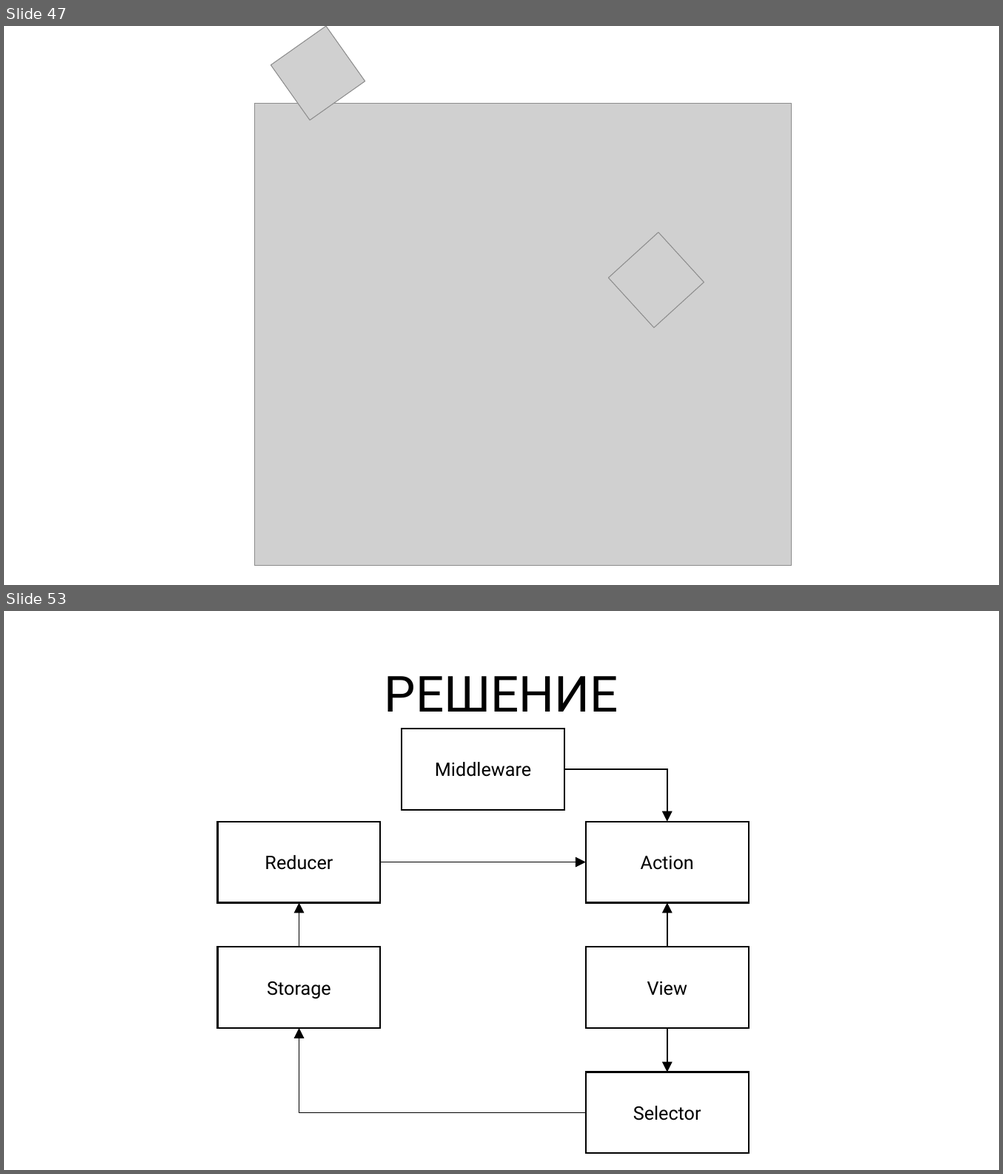
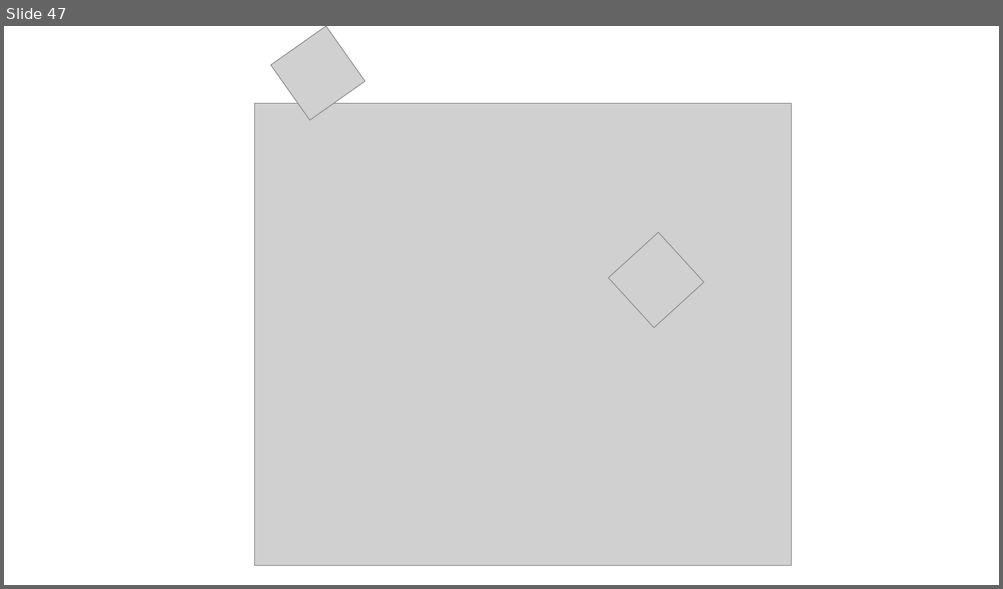
Before and after one commit to rkhaimov/brain-gym, a slide deck: Презентация.pptx. Shown one above the other, each under a label of ours: slides 47 and 53 before the commit, slide 47 after it; the slides between them are not shown. The pictures are 1003x1174 and 1003x589 pixels, drawn with LibreOffice and Linux fonts; fonts in the diff are those of the drawing; grey boxes stand for pictures. Boxes give left, top, right and bottom in pixels: in the first picture for what was removed or moved away, otherwise in the second. Text is boxed around its words. In the diff, an @@ line names an element or a change of style, - is before the commit and + after.

```diff
--- a/Презентация.pptx
+++ b/Презентация.pptx
@@ slide 53 removed at bbox=[4, 611, 999, 1170], background #FFFFFF @@
@@ text removed at bbox=[384, 676, 618, 712] @@
-РЕШЕНИЕ
@@ rectangle removed at bbox=[401, 729, 564, 810] @@
-Middleware
@@ elbow arrow removed from (564, 769) to (667, 821) @@
@@ rectangle removed at bbox=[217, 821, 380, 903] @@
-Reducer
@@ rectangle removed at bbox=[586, 821, 748, 903] @@
-Action
@@ arrow removed from (380, 863) to (586, 863) @@
@@ arrow removed from (299, 947) to (299, 903) @@
@@ arrow removed from (667, 947) to (667, 903) @@
@@ rectangle removed at bbox=[217, 947, 380, 1028] @@
-Storage
@@ rectangle removed at bbox=[586, 947, 748, 1028] @@
-View
@@ elbow arrow removed from (586, 1113) to (299, 1029) @@
@@ arrow removed from (667, 1029) to (667, 1073) @@
@@ rectangle removed at bbox=[586, 1073, 748, 1154] @@
-Selector
```
Also in this commit, not shown: 6 slides changed, 12 slides added.
